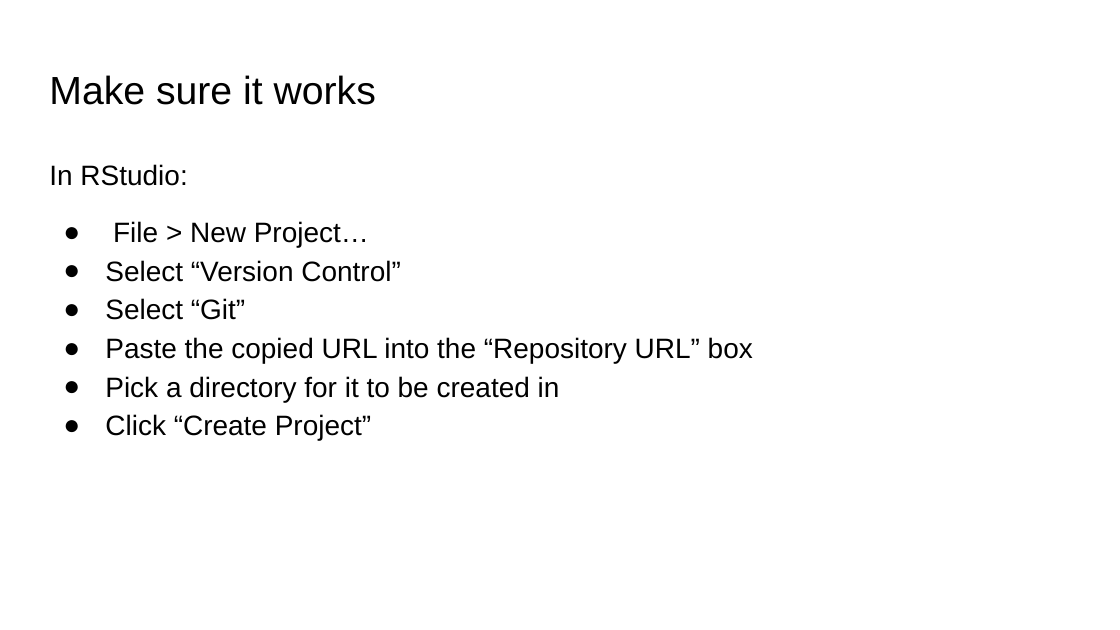
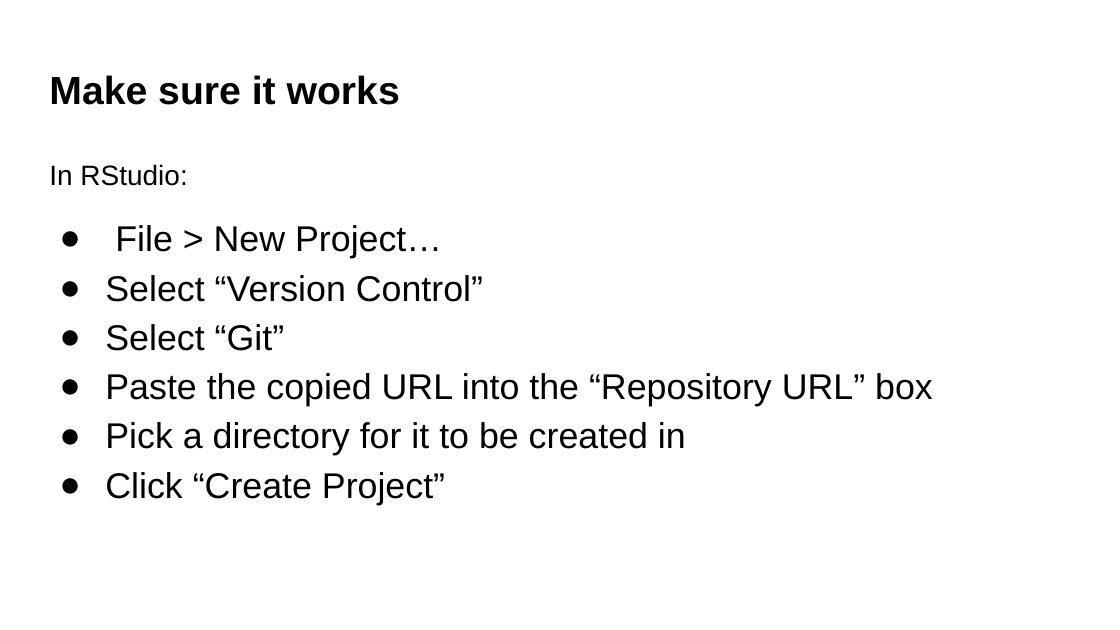
Before and after one commit to bmaitner/biometry_course, a slide deck: slide 49 of lectures/Lecture_02_modelling_frameworks.pptx (slide 19 before the commit). Drawn at 1120x630 pixels with LibreOffice and Linux fonts; fonts in the diff are those of the drawing. Boxes give left, top, right and bottom in pixels: in the first picture for what was removed or moved away, otherwise in the second. Text is boxed around its words. In the diff, an @@ line names an element or a change of style, - is before the commit and + after.

```diff
--- a/lectures/Lecture_02_modelling_frameworks.pptx
+++ b/lectures/Lecture_02_modelling_frameworks.pptx
@@ title "Make sure it works" at bbox=[49, 75, 400, 105]: bold on @@
@@ text at bbox=[105, 225, 933, 505]: size 18 to 23 pt; indent changed @@
```
Also in this commit, not shown: 9 other slides changed, 35 slides added, 1 slide removed, 1 other file.
